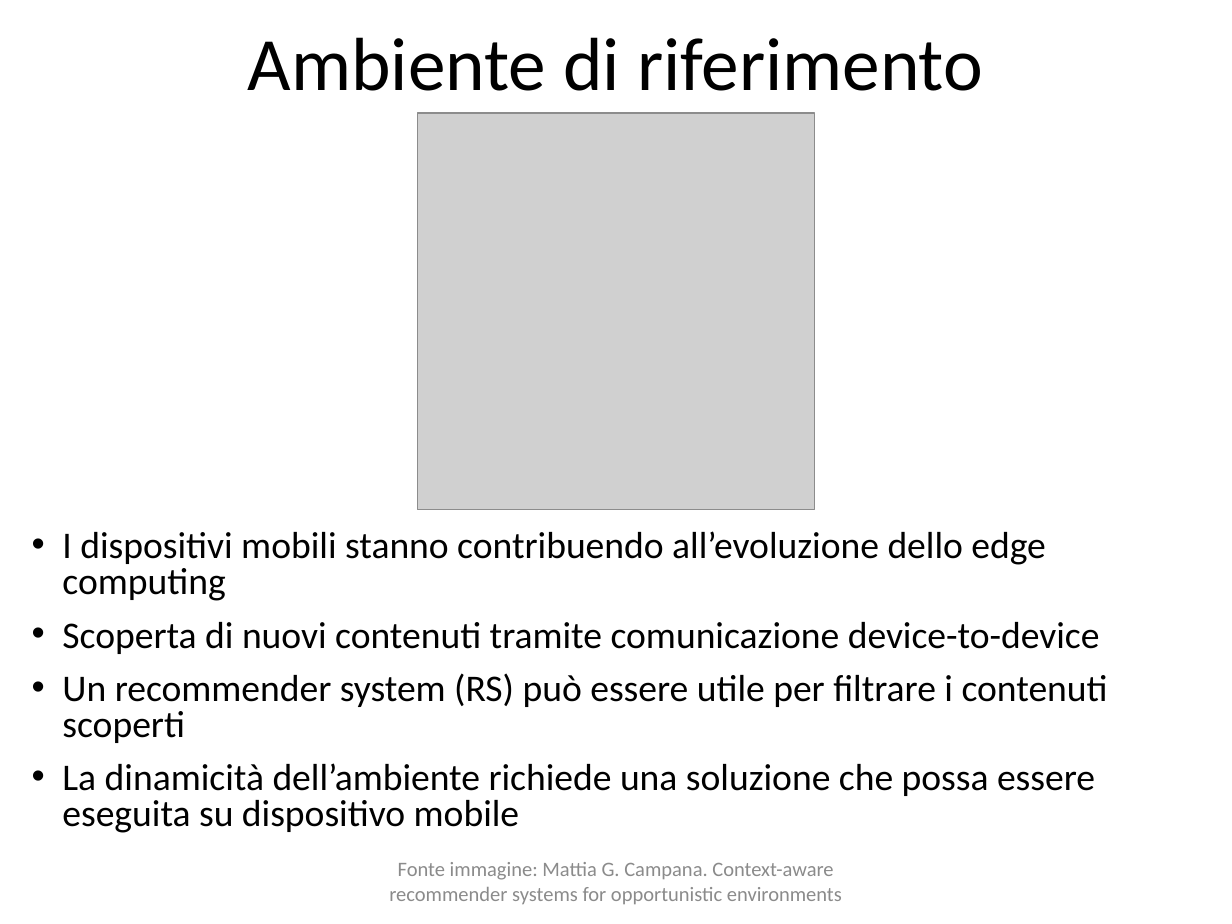
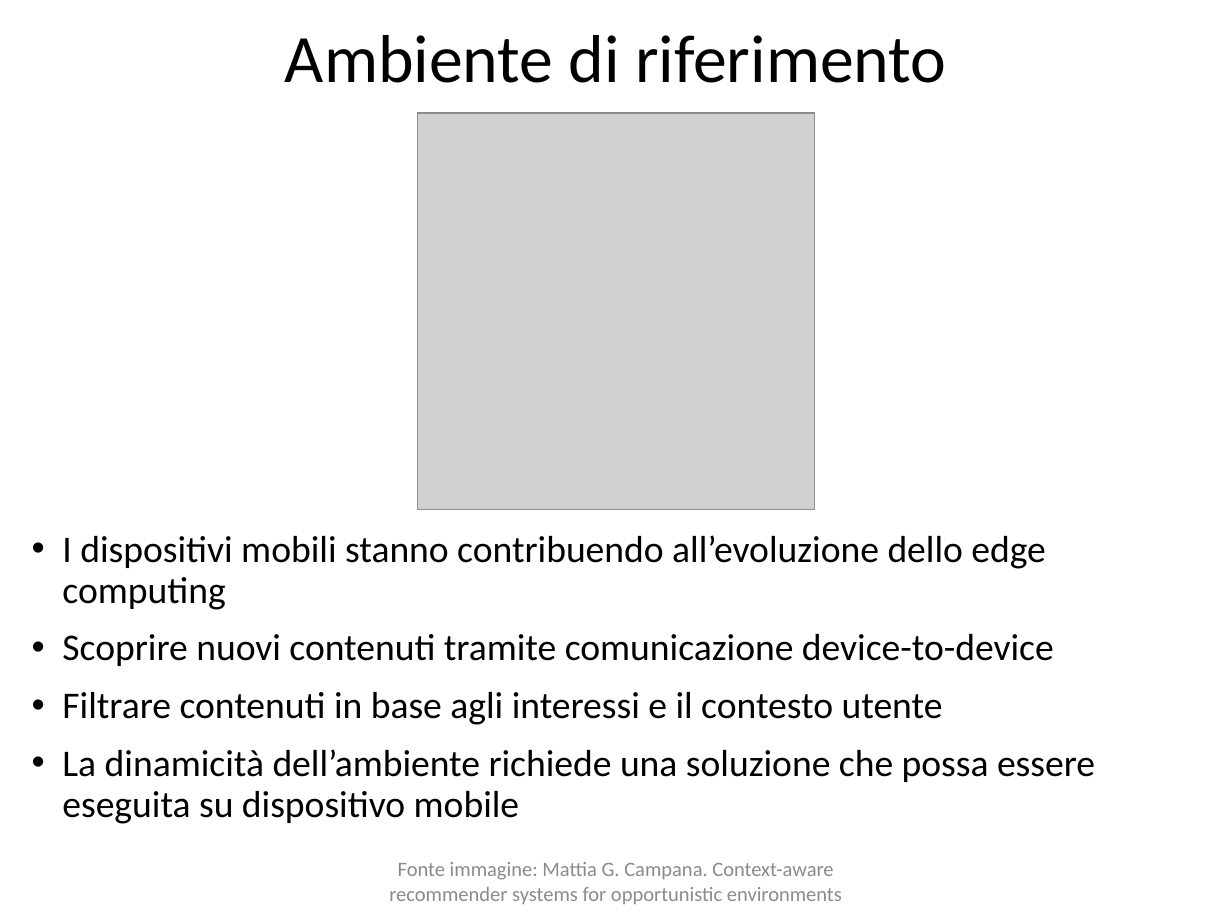
Before and after one commit to CriptHunter/tesi, a slide deck: slide 2 of presentazione/presentazione.pptx. Drawn at 1232x924 pixels with LibreOffice and Linux fonts; fonts in the diff are those of the drawing; grey boxes stand for pictures. Boxes give left, top, right and bottom in pixels: in the first picture for what was removed or moved away, otherwise in the second. Text is boxed around its words. In the diff, an @@ line names an element or a change of style, - is before the commit and + after.

```diff
--- a/presentazione/presentazione.pptx
+++ b/presentazione/presentazione.pptx
@@ title "Ambiente di riferimento": place and size @@
-title "Ambiente di riferimento" at (248,37,983,91)
+title "Ambiente di riferimento" at (285,35,946,83)
@@ title "Ambiente di riferimento" at (285,35,946,83): size 44 to 39.6 pt @@
@@ text at (62,535,1095,824): line spacing 0.8 to 0.9 @@
@@ text at (62,634,1054,725): text changed @@
-• Scoperta di nuovi contenuti tramite comunicazione device-to-device
-• Un recommender system (RS) può essere utile per filtrare i contenuti scoperti
+• Scoprire nuovi contenuti tramite comunicazione device-to-device
+• Filtrare contenuti in base agli interessi e il contesto utente
```
Also in this commit, not shown: 6 other slides changed, 2 slides added.
